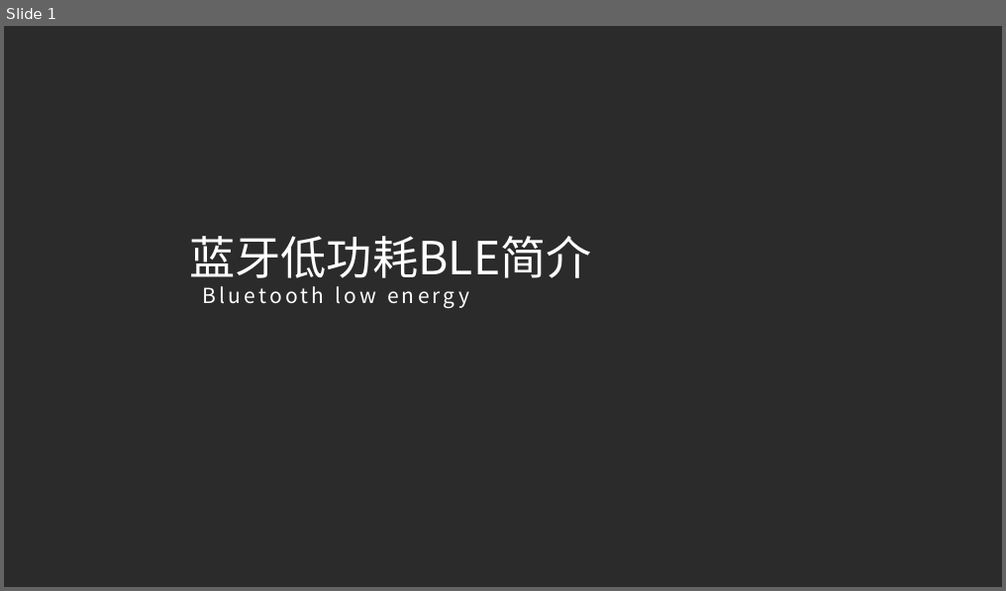
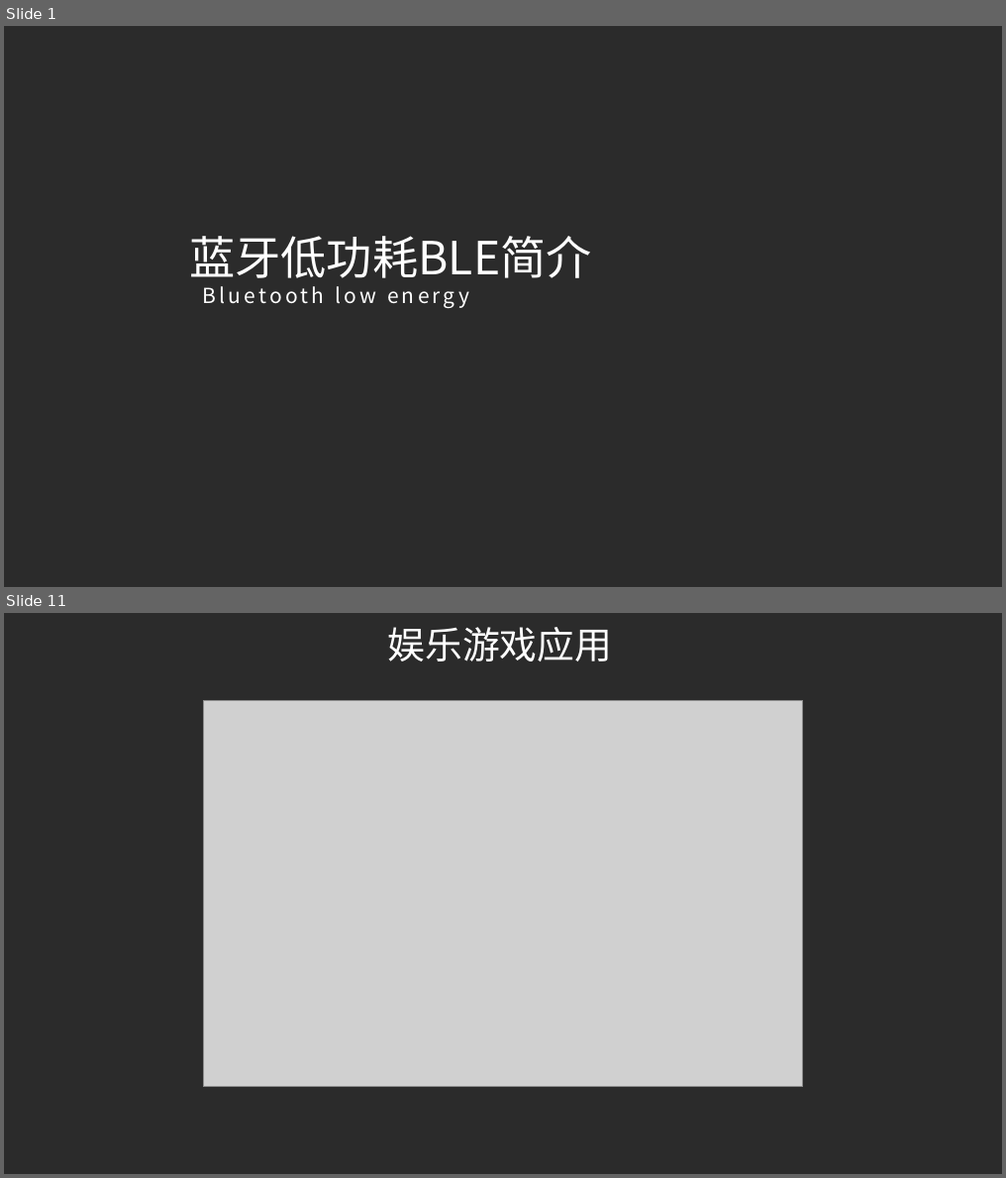
Before and after one commit to PengleiYu/BLE_PPT, a slide deck: BLE蓝牙低功耗简介.pptx. Shown one above the other, each under a label of ours: slide 1 before the commit, slides 1 and 11 after it; the slides between them are not shown. The pictures are 1006x591 and 1006x1178 pixels, drawn with LibreOffice and Linux fonts; fonts in the diff are those of the drawing; grey boxes stand for pictures; background and template pictures are left out; a plain dark background stands for a picture behind light text. Boxes give left, top, right and bottom in pixels: in the first picture for what was removed or moved away, otherwise in the second. Text is boxed around its words. In the diff, an @@ line names an element or a change of style, - is before the commit and + after.

```diff
--- a/BLE蓝牙低功耗简介.pptx
+++ b/BLE蓝牙低功耗简介.pptx
@@ slide 11 added at [4,613,1002,1174], background picture (left out) @@
@@ title added at [387,627,612,662], 36 pt, text #FFFFFF @@
+娱乐游戏应用
@@ picture added at [203,700,803,1087] @@
```
Also in this commit, not shown: 1 slide changed, 27 other slides added, 3 slides removed.
